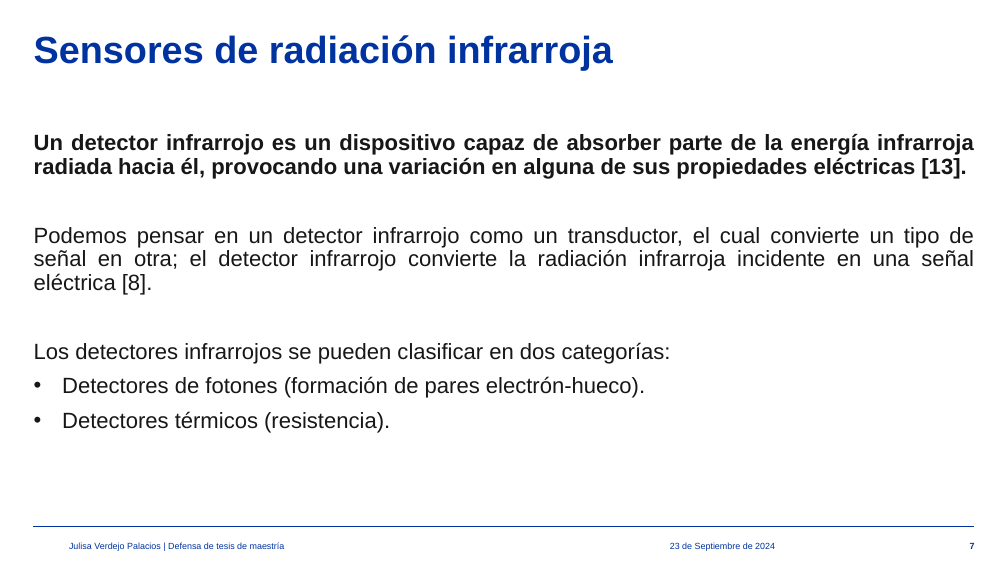
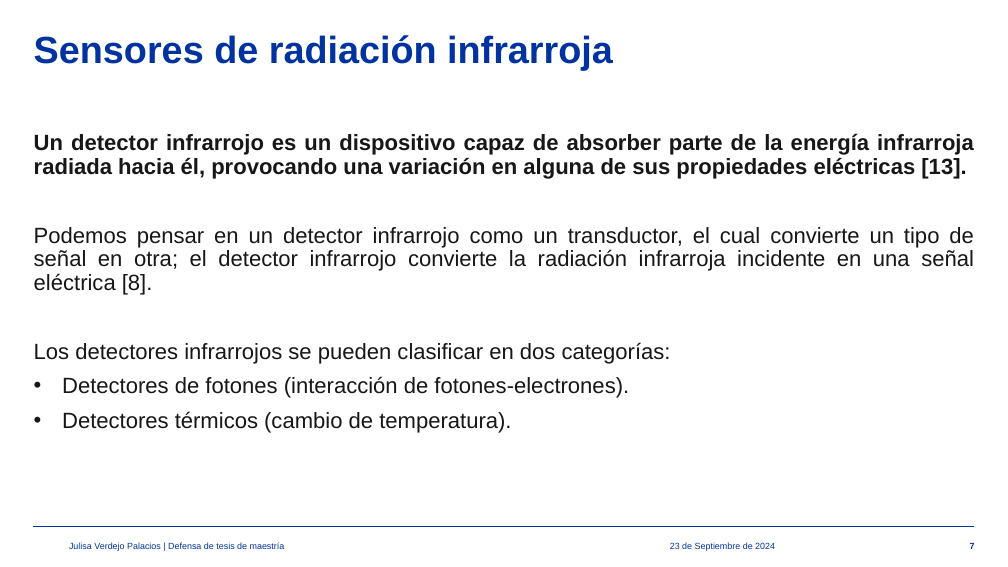
Before and after one commit to julisaverdejo/tesis_maestria, a slide deck: slide 7 of presentacion/presentacion_maestria.pptx. Drawn at 1008x567 pixels with LibreOffice and Linux fonts; fonts in the diff are those of the drawing; background and template pictures are left out. Boxes give left, top, right and bottom in pixels: in the first picture for what was removed or moved away, otherwise in the second. Text is boxed around its words. In the diff, an @@ line names an element or a change of style, - is before the commit and + after.

```diff
--- a/presentacion/presentacion_maestria.pptx
+++ b/presentacion/presentacion_maestria.pptx
@@ text at [62, 376, 629, 433]: text changed @@
-• Detectores de fotones (formación de pares electrón-hueco).
-• Detectores térmicos (resistencia).
+• Detectores de fotones (interacción de fotones-electrones).
+• Detectores térmicos (cambio de temperatura).
```
Also in this commit, not shown: 11 other slides changed, 3 other files.
